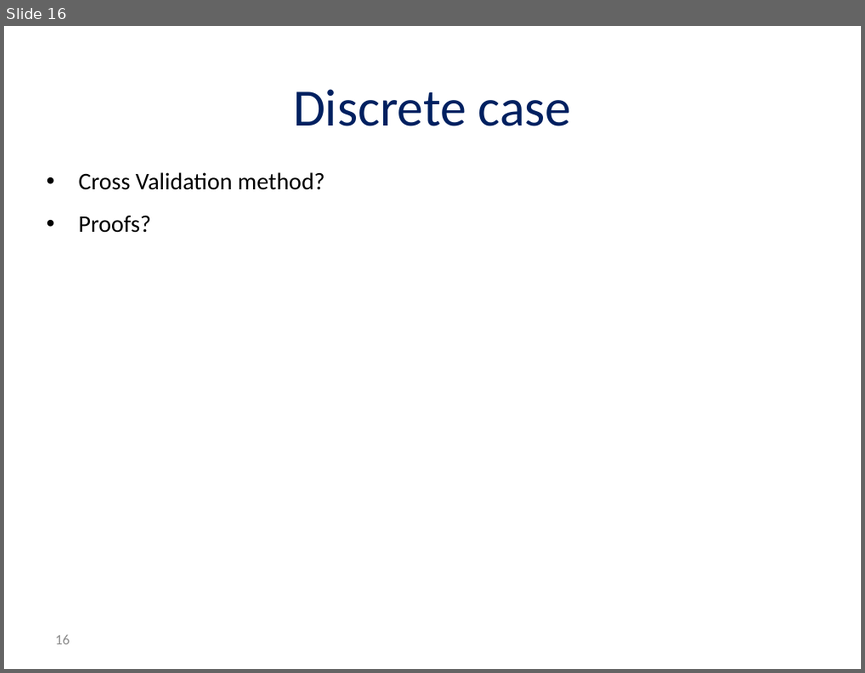
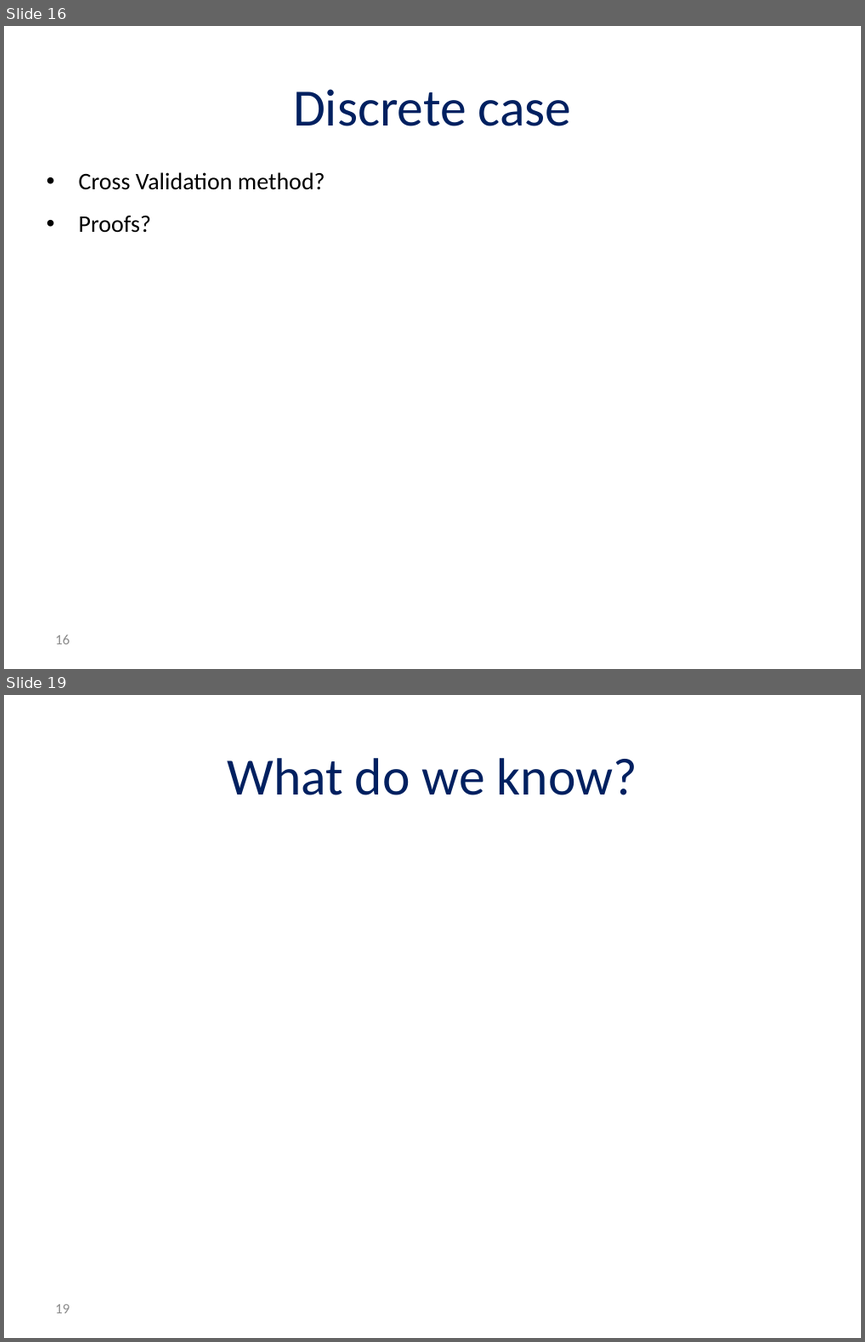
Before and after one commit to Asaf1408/Thesis, a slide deck: Qunatile regression.PPTX. Shown one above the other, each under a label of ours: slide 16 before the commit, slides 16 and 19 after it; the slides between them are not shown. The pictures are 865x673 and 865x1342 pixels, drawn with LibreOffice and Linux fonts; fonts in the diff are those of the drawing; grey boxes stand for pictures; background and template pictures are left out. Boxes give left, top, right and bottom in pixels: in the first picture for what was removed or moved away, otherwise in the second. Text is boxed around its words. In the diff, an @@ line names an element or a change of style, - is before the commit and + after.

```diff
--- a/Qunatile regression.PPTX
+++ b/Qunatile regression.PPTX
@@ slide 19 added at (4, 695, 861, 1338), background #FFFFFF @@
@@ title added at (227, 758, 637, 795), 44 pt, text #002060 @@
+What do we know?
@@ page number added at (55, 1304, 69, 1313), 12 pt, text #8C8C8C @@
+19
```
Also in this commit, not shown: 16 other slides added, 51 other files.
